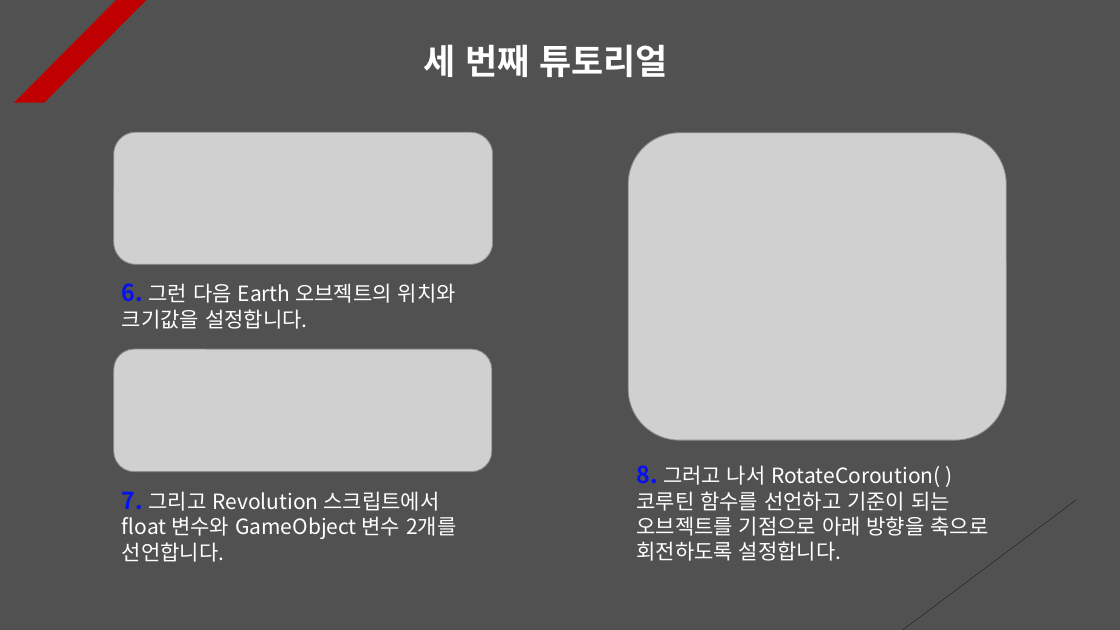
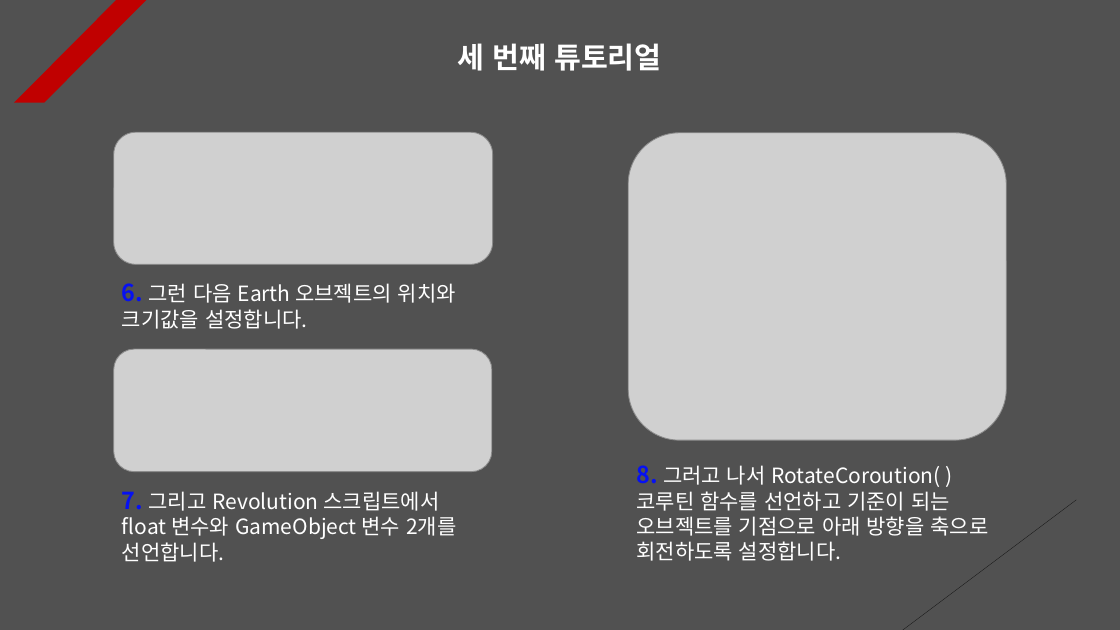
Before and after one commit to Unity2033/3D-UnityEngine, a slide deck: slide 4 of Assets/Class/Rotation/PPT Data/Rotation Example.pptx. Drawn at 1120x630 pixels with LibreOffice and Linux fonts; fonts in the diff are those of the drawing; grey boxes stand for pictures. Boxes give left, top, right and bottom in pixels: in the first picture for what was removed or moved away, otherwise in the second. Text is boxed around its words. In the diff, an @@ line names an element or a change of style, - is before the commit and + after.

```diff
--- a/Assets/Class/Rotation/PPT Data/Rotation Example.pptx
+++ b/Assets/Class/Rotation/PPT Data/Rotation Example.pptx
@@ text "세 번째 튜토리얼" at (458,43,661,71): size 30 to 25 pt; alignment left to centre @@
```
Also in this commit, not shown: 2 other slides changed, 19 other files.
